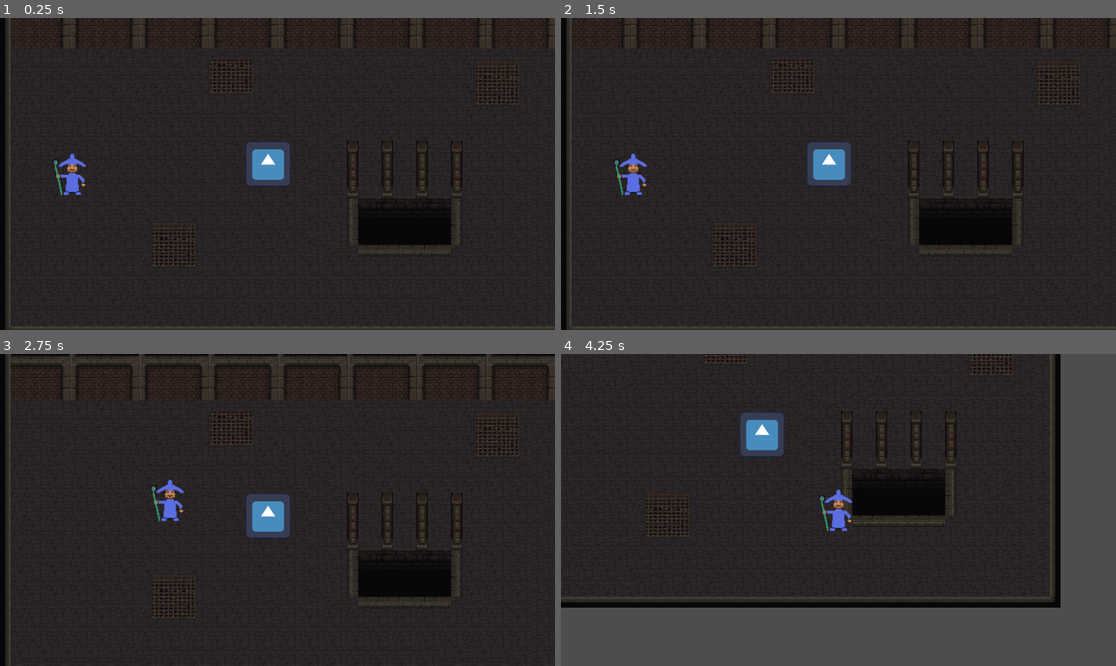
Above: before the commit, frames 1-4 (two rows, left to right).
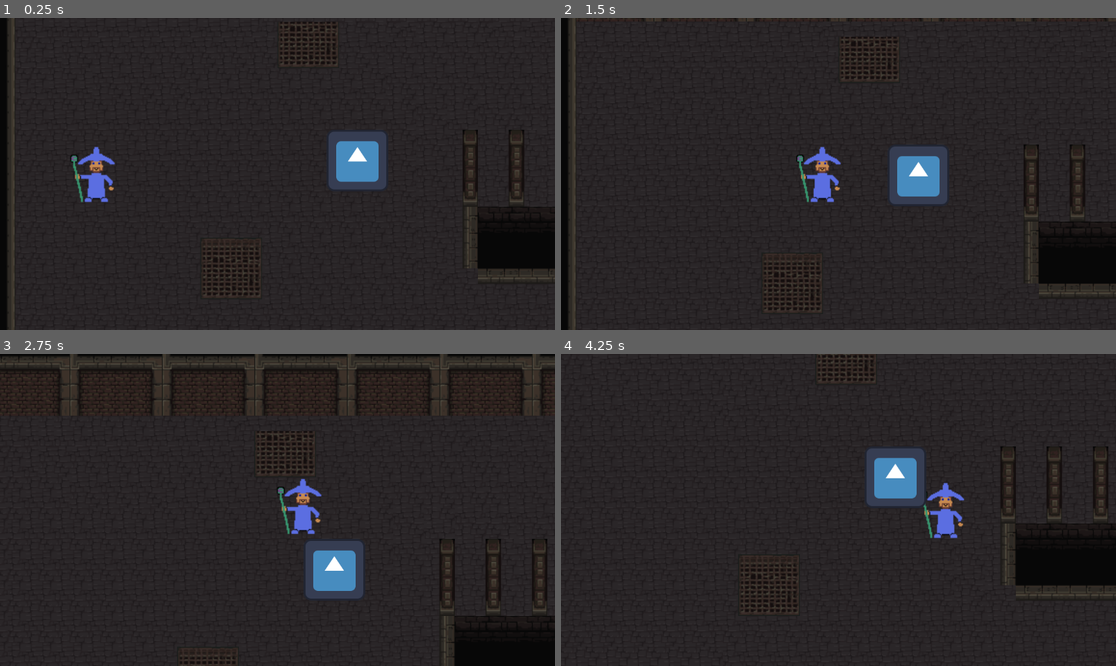
Above: after the commit, the same moments.

Repository: remberluyckx/godotGame
Game: Godot game, scene res://World.tscn
Same seed, same stepped clock (60 frames per second), same inputs: the game is played once before the commit and once after it. The engine's default icon, where the game draws it, is replaced by a stand-in: a white triangle on a blue panel in a dark square.
Inputs (mouse positions are in pixels of both pictures, inside the frame that each line leads up to):
- Up to frame 1 (0.25 s): no input
- Up to frame 2 (1.5 s): tap Enter at 0.5 s; move the mouse to (827, 164) at 0.52 s; press the mouse at (827, 164) at 0.53 s; move the mouse to (827, 164) at 1.27 s; release the mouse at (827, 164) at 1.28 s; click (827, 164) at 1.35 s
- Up to frame 3 (2.75 s): move the mouse to (333, 441) at 2.02 s; press the mouse at (333, 441) at 2.03 s
- Up to frame 4 (4.25 s): move the mouse to (810, 572) at 2.77 s; release the mouse at (810, 572) at 2.78 s; click (810, 572) at 2.85 s; move the mouse to (1005, 556) at 3.52 s; press the mouse at (1005, 556) at 3.53 s

The runs differ from the first frame. In frame 1, 10% of the frame differs, in the area x 1-100%, y 0-100%; in frame 2, 10%; in frame 3, 12%; in frame 4, 36%, in the area x 0-100%, y 0-100%.

Commit message:
Enemy drops loot

Diff:
--- a/Enemies/enemy.gd
+++ b/Enemies/enemy.gd
@@ -3,7 +3,10 @@
 var myname = "baddie"
 @onready var myhurtbox = $Area2D/CollisionShape2D
 @onready var player = get_node("../Player")
-var health = 3
+var health = 1
+var loot = preload("res://Items/ground_item.tscn")
+
+signal drop_loot(item, location)
 
 # Called when the node enters the scene tree for the first time.
 func _ready():
@@ -17,7 +20,6 @@
 func _on_area_2d_area_entered(area):
 	if (area.is_in_group("Projectiles")):
 		area.queue_free()
-		print("HIT")
 		health = health - 1
 
 
@@ -31,3 +33,4 @@
 		queue_free()
 		player.state = "Idle"
 		player.attack_target = null
+		drop_loot.emit(loot, position)
--- /dev/null
+++ b/Items/ground_item.tscn
@@ -0,0 +1,23 @@
+[gd_scene load_steps=3 format=3 uid="uid://b6wvwxaok1soc"]
+
+[ext_resource type="Texture2D" uid="uid://dq0mcxv7fysqr" path="res://Assets/sword32.png" id="1_kfqj5"]
+
+[sub_resource type="RectangleShape2D" id="RectangleShape2D_4eoir"]
+size = Vector2(31, 28)
+
+[node name="GroundItem" type="Area2D"]
+
+[node name="Sprite2D" type="Sprite2D" parent="."]
+rotation = 1.5708
+texture = ExtResource("1_kfqj5")
+
+[node name="RichTextLabel" type="RichTextLabel" parent="."]
+offset_left = -10.0
+offset_top = -16.0
+offset_right = 15.0
+offset_bottom = -4.0
+theme_override_font_sizes/normal_font_size = 7
+text = "Sword"
+
+[node name="CollisionShape2D" type="CollisionShape2D" parent="."]
+shape = SubResource("RectangleShape2D_4eoir")
--- a/Player/Player.gd
+++ b/Player/Player.gd
@@ -13,8 +13,6 @@
 func is_enemy_clicked(point_clicked):
 	var size = attack_target.myhurtbox.shape.size;
 	var baddieposition = attack_target.position
-	print(size)
-	print(baddieposition)
 	var rectangle = Rect2(baddieposition, size)
 	return rectangle.has_point(point_clicked)
 
--- a/Player/player.tscn
+++ b/Player/player.tscn
@@ -20,10 +20,10 @@
 shape = SubResource("CapsuleShape2D_02giu")
 
 [node name="Camera2D" type="Camera2D" parent="."]
-zoom = Vector2(1.5, 1.5)
+zoom = Vector2(2, 2)
 limit_left = 0
 limit_top = 0
-limit_right = 1000
-limit_bottom = 1000
+limit_right = 600
+limit_bottom = 500
 
 [connection signal="timeout" from="Timer" to="." method="_on_timer_timeout"]
--- a/World.gd
+++ b/World.gd
@@ -14,3 +14,9 @@
 	spawned_projectile.velocity = direction
 	add_child(spawned_projectile)
 	spawned_projectile.position = location
+
+
+func _on_enemy_drop_loot(item, location):
+	var spawned_loot = item.instantiate()
+	add_child(spawned_loot)
+	spawned_loot.position = location
--- a/World.tscn
+++ b/World.tscn
@@ -1078,3 +1078,4 @@
 position = Vector2(371, 224)
 
 [connection signal="shoot" from="Player" to="." method="_on_player_shoot"]
+[connection signal="drop_loot" from="Enemy" to="." method="_on_enemy_drop_loot"]
Binary file added: Assets/sword32.png
Not shown, added: Assets/sword32.png.import
